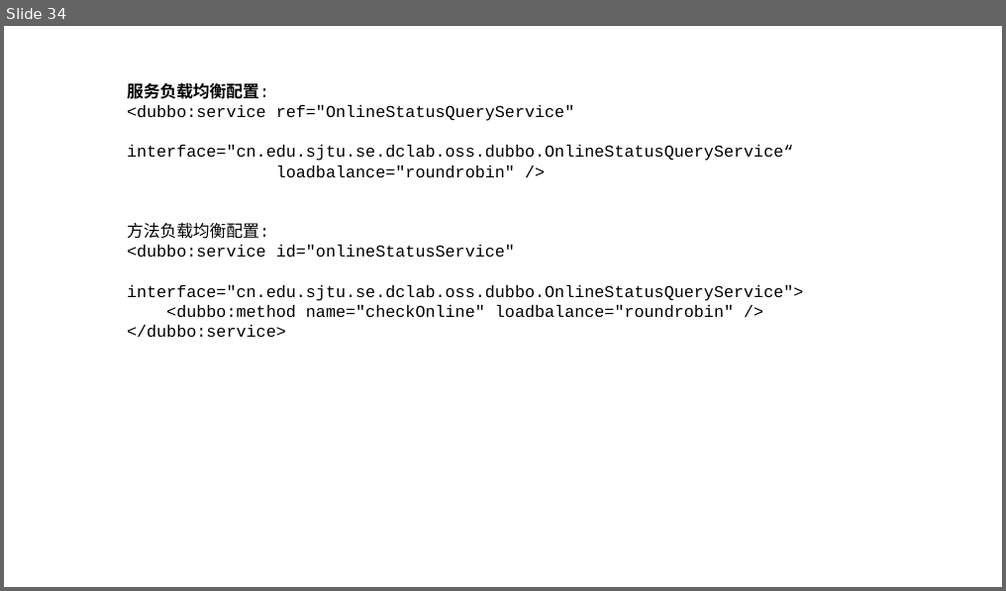
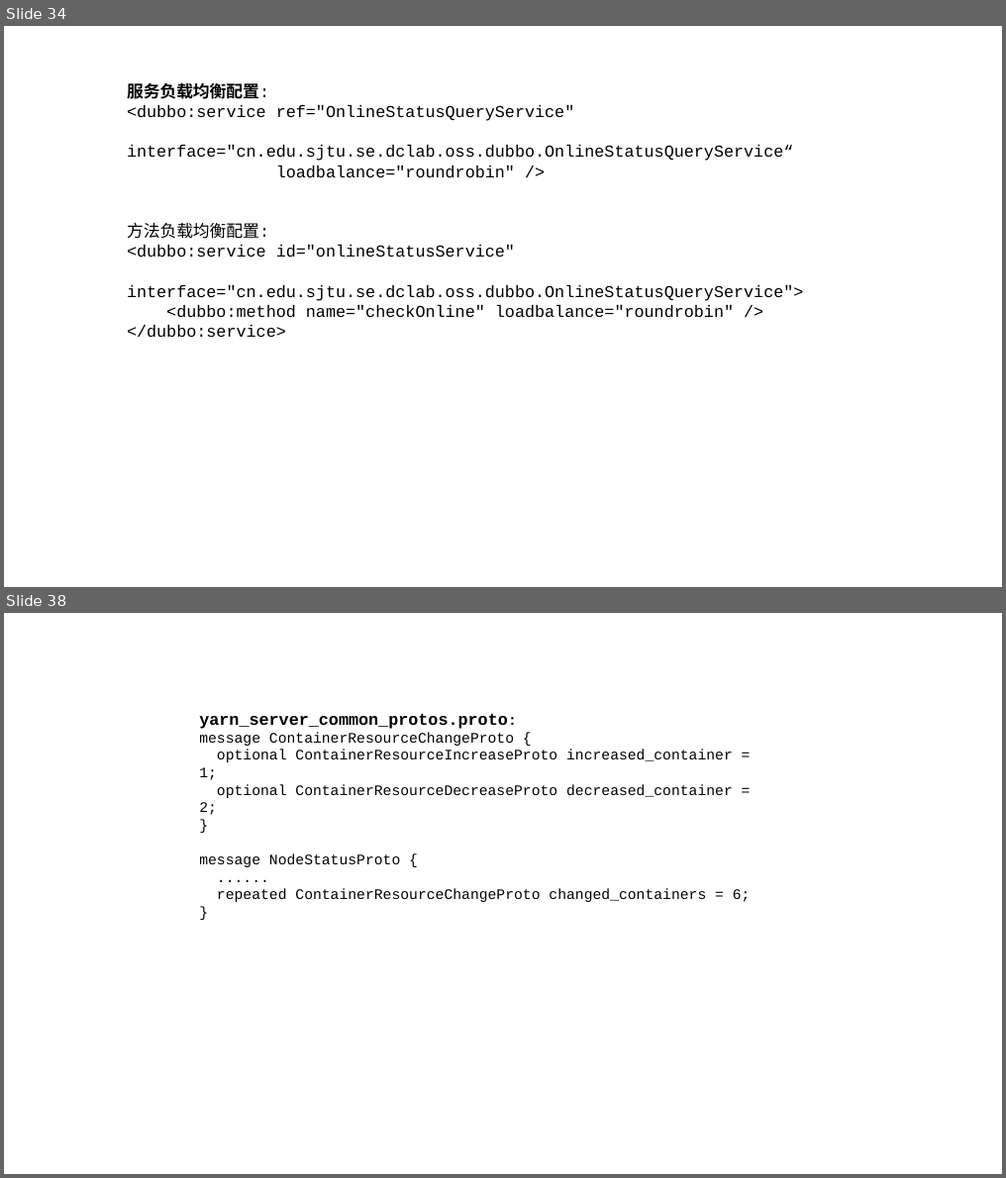
Before and after one commit to huiyi-learning/Dissertation, a slide deck: Diploma paper/Figures.pptx. Shown one above the other, each under a label of ours: slide 34 before the commit, slides 34 and 38 after it; the slides between them are not shown. The pictures are 1006x591 and 1006x1178 pixels, drawn with LibreOffice and Linux fonts; fonts in the diff are those of the drawing. Boxes give left, top, right and bottom in pixels: in the first picture for what was removed or moved away, otherwise in the second. Text is boxed around its words. In the diff, an @@ line names an element or a change of style, - is before the commit and + after.

```diff
--- a/Diploma paper/Figures.pptx
+++ b/Diploma paper/Figures.pptx
@@ slide 38 added at bbox=[4, 613, 1002, 1174], background #FFFFFF @@
@@ text added at bbox=[199, 713, 750, 902], 14 pt, text #000000 @@
+yarn_server_common_protos.proto:
+message ContainerResourceChangeProto {
+optional ContainerResourceIncreaseProto increased_container = 1;
+optional ContainerResourceDecreaseProto decreased_container = 2;
+}
+message NodeStatusProto {
+......
+repeated ContainerResourceChangeProto changed_containers = 6;
+}
```
Also in this commit, not shown: 1 slide changed, 5 other slides added, 23 other files.
